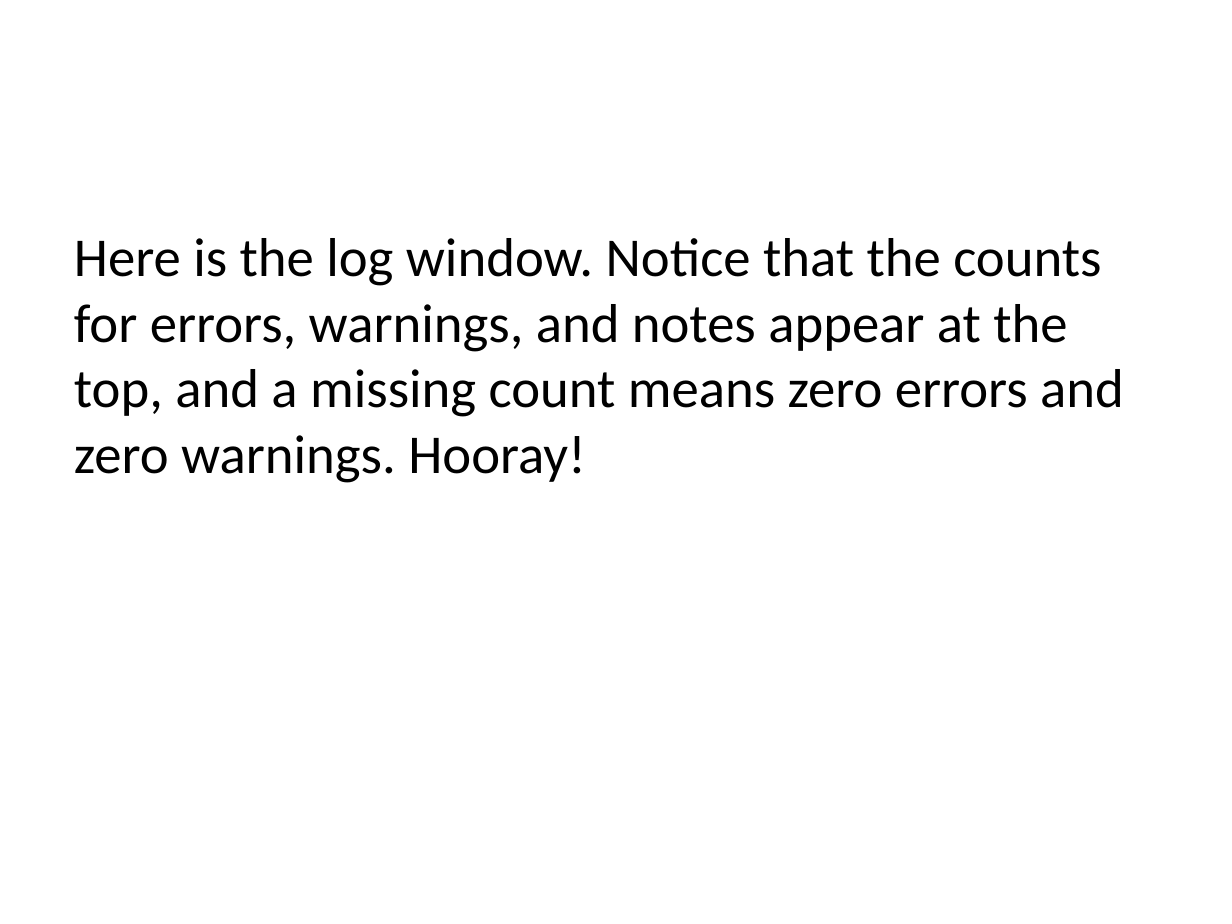
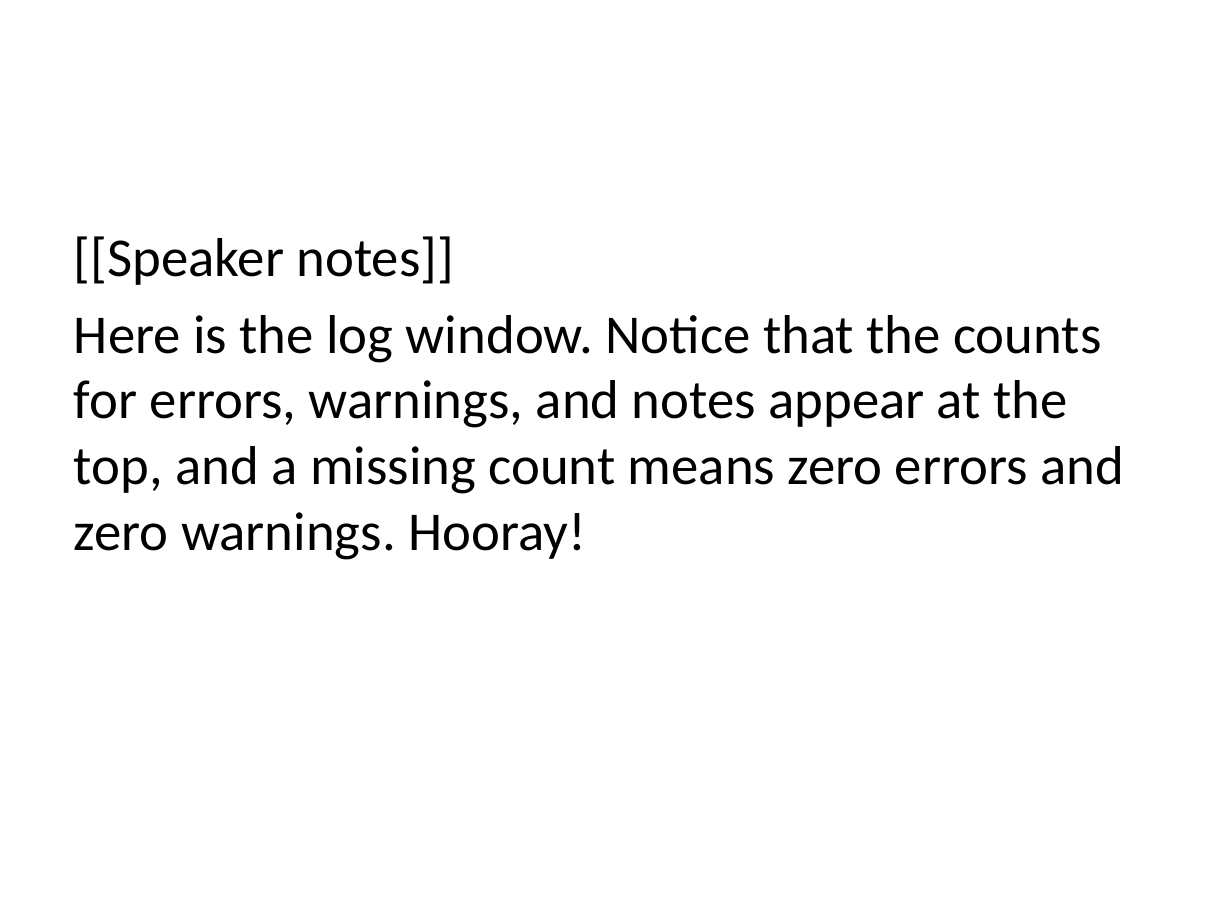
Before and after one commit to pmean/introduction-to-SAS, a slide deck: slide 28 of basics1/results/getting-started.pptx (slide 29 before the commit). Drawn at 1232x924 pixels with LibreOffice and Linux fonts; fonts in the diff are those of the drawing. Boxes give left, top, right and bottom in pixels: in the first picture for what was removed or moved away, otherwise in the second. Text is boxed around its words. In the diff, an @@ line names an element or a change of style, - is before the commit and + after.

```diff
--- a/basics1/results/getting-started.pptx
+++ b/basics1/results/getting-started.pptx
@@ text at (x1=74, y1=236, x2=455, y2=285): paragraph added @@
+[[Speaker notes]]
```
Also in this commit, not shown: 1 other slide changed, 1 slide removed, 3 other files.
